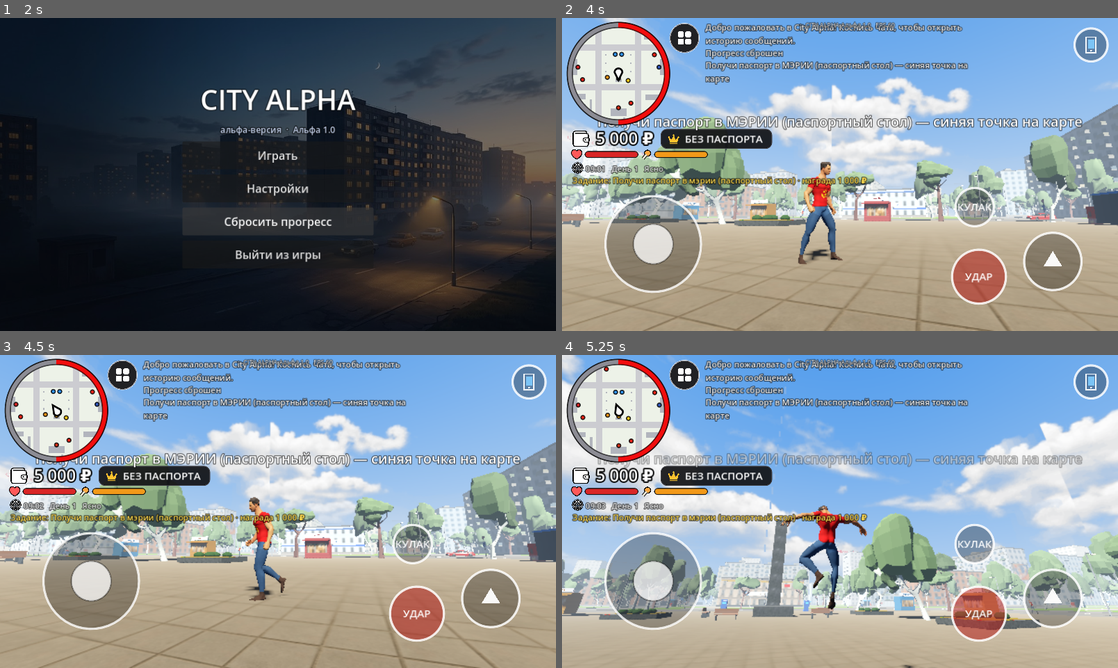
Above: before the commit, frames 1-4 (two rows, left to right).
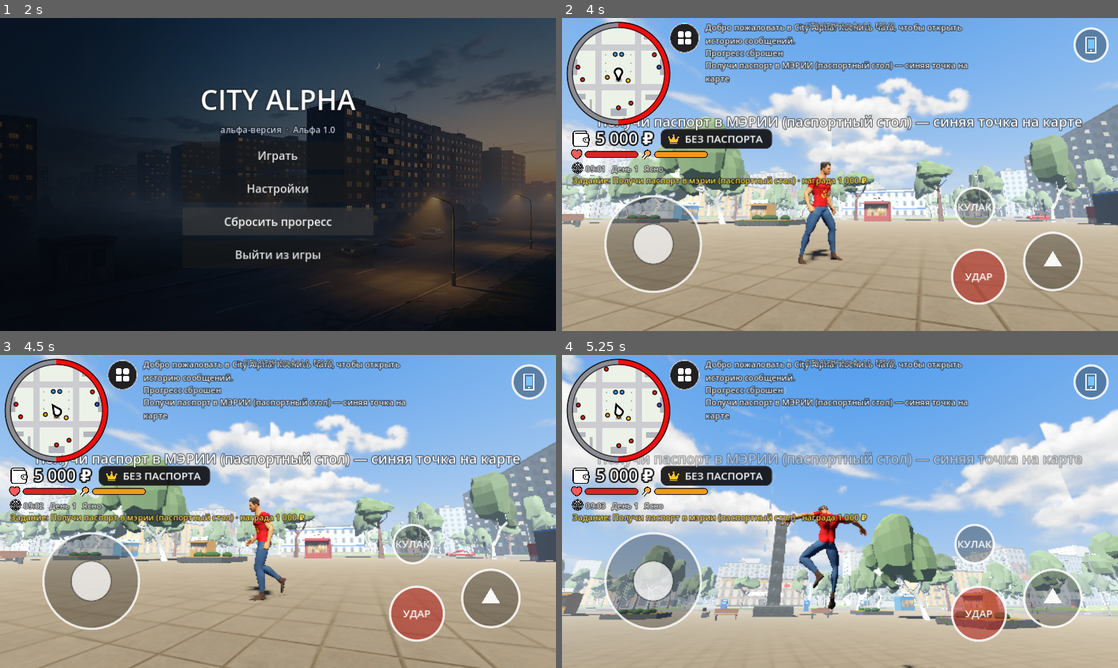
Above: after the commit, the same moments.

Repository: huhenbekon-byte/city-alpha
Game: Godot game, scene res://scenes/main.tscn
Same seed, same stepped clock (60 frames per second), same inputs: the game is played once before the commit and once after it.
Inputs (mouse positions are in pixels of both pictures, inside the frame that each line leads up to):
- Up to frame 1 (2 s): click "Сбросить прогресс" at 0.5 s; click "Точно? Нажми ещё раз" at 1.25 s
- Up to frame 2 (4 s): click "Играть" at 2 s; tap Enter at 2.75 s; drag from (840, 174) to (895, 105) at 2.77 s; drag from (1006, 221) to (812, 237) at 3.52 s
- Up to frame 3 (4.5 s): move the mouse to (111, 464) at 4.27 s; hold A (move_left) from 4.28 s (still down); hold H (horn) from 4.28 s (still down)
- Up to frame 4 (5.25 s): tap Space (jump) at 4.55 s; release A (move_left) at 5 s; release H (horn) at 5 s; drag from (867, 511) to (673, 464) at 5.02 s

Frame 1 is identical in both runs. In frame 2, 0.5% of the frame differs, in the area x 21-37%, y 52-64%; in frame 3, 0.5%; in frame 4, 0.6%, in the area x 3-76%, y 68-80%.

Commit message:
Распакован city-alpha-update.zip

Diff:
--- a/scripts/car.gd
+++ b/scripts/car.gd
@@ -355,6 +355,7 @@
         _stabilize(basis_now, fwd_speed, hand, delta)
 
     _tail_mat.emission_energy_multiplier = 2.5 if (driven and brk > 2.0) else 0.3
+    _update_fx(hand, kmh, throttle, absf(linear_velocity.dot(basis_now.x)))
 
     # Перевернулась — через 1.5 с ставим на колёса.
     if driven and basis_now.y.y < 0.45 and linear_velocity.length() < 3.0:
@@ -788,3 +789,116 @@
             # точка подвески чуть выше центра колеса (ход подвески 0,12 м)
             _add_wheel(wheels[nm] + Vector3(0, 0.11, 0), front, mi.mesh, r, mi.transform.basis)
     root.free()
+
+
+# ---------------------------------------------------------------- место водителя
+
+var _seat_cache: Array = []
+
+
+## Где сидит водитель (таз, в координатах машины) и во сколько уменьшить фигуру,
+## чтобы голова не торчала из крыши. Только легковые (у мотоцикла свой седок).
+func driver_seat() -> Array:
+    if kind != "car" or _body_mi == null or _body_mi.mesh == null:
+        return []
+    if not _seat_cache.is_empty():
+        return _seat_cache
+    var box := _body_mi.transform * _body_mi.mesh.get_aabb()
+    var front_z := 1.2
+    var wheel_y := 0.3
+    for w: VehicleWheel3D in _all_wheels:
+        if w.use_as_steering:
+            front_z = w.position.z
+            wheel_y = w.position.y - 0.11
+    var roof := box.position.y + box.size.y
+    var floor_y := box.position.y + 0.06
+    var hip_z := front_z - 1.3
+    if model_id == "uaz452":   # «буханка»: кабина над передней осью
+        floor_y = wheel_y + 0.25
+        hip_z = front_z - 0.35
+    var sc := clampf((roof - 0.14 - floor_y) / 1.42, 0.62, 1.0)
+    var hip := Vector3(box.size.x * 0.21, floor_y + 0.47 * sc, hip_z)
+    _seat_cache = [hip, sc]
+    return _seat_cache
+
+
+# ---------------------------------------------------------------- выхлоп и дым из-под колёс
+
+var _exhaust: CPUParticles3D = null
+var _tire_smoke: Array[CPUParticles3D] = []
+
+
+func _puffs(amount: int, life: float, size: float, col: Color, tex: String) -> CPUParticles3D:
+    var p := CPUParticles3D.new()
+    p.amount = amount
+    p.lifetime = life
+    p.local_coords = false      # дым остаётся в воздухе, машина уезжает
+    p.emitting = false
+    p.spread = 20.0
+    p.gravity = Vector3(0, 0.6, 0)
+    p.scale_amount_min = 0.5
+    p.scale_amount_max = 1.6
+    var q := QuadMesh.new()
+    q.size = Vector2(size, size)
+    var m := StandardMaterial3D.new()
+    m.shading_mode = BaseMaterial3D.SHADING_MODE_UNSHADED
+    m.billboard_mode = BaseMaterial3D.BILLBOARD_PARTICLES
+    m.transparency = BaseMaterial3D.TRANSPARENCY_ALPHA
+    m.vertex_color_use_as_albedo = true
+    if ResourceLoader.exists("res://textures/fx/%s.png" % tex):
+        m.albedo_texture = load("res://textures/fx/%s.png" % tex)
+    q.material = m
+    p.mesh = q
+    var g := Gradient.new()
+    g.set_color(0, col)
+    g.set_color(1, Color(col.r, col.g, col.b, 0.0))
+    p.color_ramp = g
+    var sc := Curve.new()
+    sc.add_point(Vector2(0, 0.4))
+    sc.add_point(Vector2(1, 1.0))
+    p.scale_amount_curve = sc
+    add_child(p)
+    return p
+
+
+func _update_fx(hand: bool, kmh: float, throttle: float, slide: float) -> void:
+    if not driven:
+        if _exhaust:
+            _exhaust.emitting = false
+        for t in _tire_smoke:
+            t.emitting = false
+        return
+    if _exhaust == null and kind != "moto":
+        var rear_z := -2.1
+        var low_y := 0.3
+        if _body_mi and _body_mi.mesh:
+            var box := _body_mi.transform * _body_mi.mesh.get_aabb()
+            rear_z = box.position.z + 0.05
+            low_y = box.position.y + 0.12
+        _exhaust = _puffs(14, 1.1, 0.35, Color(0.55, 0.55, 0.55, 0.35), "smoke_light")
+        _exhaust.position = Vector3(-0.45, low_y, rear_z)
+        _exhaust.direction = Vector3(0, 0.25, -1)
+        _exhaust.initial_velocity_min = 0.6
+        _exhaust.initial_velocity_max = 1.2
+        for w in _rear:
+            var t := _puffs(24, 1.4, 1.1, Color(0.85, 0.85, 0.85, 0.5), "smoke_light")
+            t.position = Vector3(w.position.x, 0.15, w.position.z)
+            t.direction = Vector3(0, 0.6, -1)
+            t.initial_velocity_min = 0.4
+            t.initial_velocity_max = 1.4
+            t.emission_shape = CPUParticles3D.EMISSION_SHAPE_SPHERE
+            t.emission_sphere_radius = 0.25
+            _tire_smoke.append(t)
+    if _exhaust:
+        _exhaust.emitting = (not uses_fuel) or fuel > 0.0
+        _exhaust.speed_scale = 1.0 + absf(throttle) * 1.5   # газуешь — дымит гуще
+    var skid := (hand and kmh > 15.0) or (slide > 4.5 and kmh > 20.0) or (throttle > 0.9 and kmh < 8.0 and _rear_spinning())
+    for t in _tire_smoke:
+        t.emitting = skid
+
+
+func _rear_spinning() -> bool:
+    for w in _rear:
+        if w.get_skidinfo() < 0.5:
+            return true
+    return false
--- a/scripts/city_builder.gd
+++ b/scripts/city_builder.gd
@@ -51,6 +51,7 @@
 var _panel_mats: Array[StandardMaterial3D] = []
 var _brick_mats: Array[StandardMaterial3D] = []
 var _tower_mats: Array[StandardMaterial3D] = []   # высотки-«свечки» (если есть текстура)
+var _stalin_mats: Array[StandardMaterial3D] = []  # жёлтые сталинки (Пятигорск и центр Казани)
 var _m := {}
 
 # --- данные для мини-карты и работ (читают main.gd, minimap.gd, job_courier.gd)
@@ -298,6 +299,13 @@
         mat = _tower_mats[rng.randi() % _tower_mats.size()]
     else:
         mat = _panel_mats[rng.randi() % _panel_mats.size()]
+    # Сталинки: в Пятигорске — почти все невысокие дома, в Казани — часть кирпичных.
+    # Выбор по координатам, а не rng: планировка города не меняется.
+    if not _stalin_mats.is_empty() and style != "tower" and floors <= 9:
+        var hh := int(absf(base.x * 3.0 + base.z * 5.0))
+        var pyat := _city_id == "pyat"
+        if (pyat and (style == "brick" or hh % 2 == 0)) or (not pyat and style == "brick" and hh % 3 == 0):
+            mat = _stalin_mats[hh % _stalin_mats.size()]
 
     _solid(Vector3(sx, h, sz), base + Vector3(0, h * 0.5, 0), mat)
     _deco(Vector3(sx + 0.2, 0.7, sz + 0.2), base + Vector3(0, 0.35, 0), _m["plinth"])
@@ -531,10 +539,15 @@
     _put("car%d" % (rng.randi() % PARKED_COLORS.size()), body.position, yaw)
 
 
+## Лавки: [середина сиденья на земле, куда смотрит] — на них можно сесть.
+var benches: Array = []
+
+
 func _bench(p: Vector3, facing: Vector3) -> void:
     var yaw := atan2(facing.x, facing.z)
     var b := Basis(Vector3.UP, yaw)
     var base := Vector3(p.x, SIDE_H, p.z)
+    benches.append([base, facing.normalized()])
     _put("bench_seat", base + Vector3(0, 0.45, 0), yaw)
     _put("bench_back", base + b * Vector3(0, 0.7, -0.2), yaw)
     _put("bench_leg", base + b * Vector3(-0.75, 0.225, 0), yaw)
@@ -736,6 +749,10 @@
     if not tower_tex.is_empty():
         for col: Color in [Color(0.84, 0.84, 0.84), Color(0.86, 0.82, 0.76), Color(0.78, 0.81, 0.86)]:
             _tower_mats.append(_facade_mat(col, tower_tex))
+    var stalin := _tex_mip("res://textures/facade_stalin.png")
+    if stalin:
+        for col: Color in [Color(0.95, 0.95, 0.95), Color(0.98, 0.90, 0.84), Color(0.90, 0.92, 0.86)]:
+            _stalin_mats.append(_facade_mat(col, [stalin]))
 
     _m["asphalt"] = _mat(Color(0.19, 0.19, 0.20), 0.95)
     _m["wasteland"] = _mat(Color(0.30, 0.34, 0.22), 1.0)
@@ -950,7 +967,7 @@
     if cone_mat:
         cone_mat.albedo_color = Color(1.0, 0.82, 0.5) * (0.10 * lk)
     if _night_base.is_empty():
-        var mats: Array = _panel_mats + _brick_mats + _tower_mats
+        var mats: Array = _panel_mats + _brick_mats + _tower_mats + _stalin_mats
         for m in _m.values():
             mats.append(m)
         for m in _tinted_cache.values():
@@ -3002,6 +3019,7 @@
 # ================================================================ горизонт: далёкий город кольцом вокруг камеры
 
 var _horizon: MeshInstance3D = null
+var _mountains: MeshInstance3D = null
 const HORIZON_REPEAT := 10.0
 
 
@@ -3031,10 +3049,34 @@
     _horizon.cast_shadow = GeometryInstance3D.SHADOW_CASTING_SETTING_OFF
     _horizon.extra_cull_margin = 16384.0
     add_child(_horizon)
+    var mt := _tex_mip("res://textures/mountains.png")
+    if mt:
+        var mm := StandardMaterial3D.new()
+        mm.shading_mode = BaseMaterial3D.SHADING_MODE_UNSHADED
+        mm.transparency = BaseMaterial3D.TRANSPARENCY_ALPHA
+        mm.cull_mode = BaseMaterial3D.CULL_DISABLED
+        mm.albedo_texture = mt
+        mm.uv1_scale = Vector3(5.0, 1.0, 1.0)
+        mm.render_priority = -1
+        _m["mountains"] = mm
+        _mountains = MeshInstance3D.new()
+        _mountains.mesh = cyl
+        _mountains.material_override = mm
+        _mountains.cast_shadow = GeometryInstance3D.SHADOW_CASTING_SETTING_OFF
+        _mountains.extra_cull_margin = 16384.0
+        _mountains.visible = false
+        add_child(_mountains)
 
 
 ## Кольцо всегда чуть ближе дальности прорисовки: ближние дома закрывают его, а дальше — «город».
 func update_horizon(cam_pos: Vector3, far: float) -> void:
+    if _mountains != null:   # горы Кавказа видны из Пятигорска и с моста
+        _mountains.visible = cam_pos.x < RIVER_X1 + 60.0
+        if _mountains.visible:
+            var mr := far * 0.985
+            var mh := mr * 0.22
+            _mountains.scale = Vector3(mr, mh, mr)
+            _mountains.position = Vector3(cam_pos.x, mh * 0.5 - 6.0, cam_pos.z)
     if _horizon == null:
         return
     var r := far * 0.96
@@ -3354,6 +3396,8 @@
 
 const BRIDGE_Z := 43.0       # мост продолжает улицу z = 43 обоих городов
 var py_center := PY_ORG
+var bridge_center := Vector3((RIVER_X0 + RIVER_X1) * 0.5, 1.2, BRIDGE_Z)
+var cottages_center := Vector3(262.0 + OUT, 0, 0)
 
 
 func _build_river_and_bridge() -> void:
@@ -3372,11 +3416,14 @@
     add_child(wm)
     # берега: песок и бетонные парапеты (в реку не упасть)
     var sand: Material = _m["sand"]
-    var par := _tinted("concrete", Color(0.72, 0.71, 0.68), 2.0)
+    # набережная: красный гранит и чугунная решётка со звёздами
+    var par := _tinted("granite_red", Color(0.92, 0.92, 0.92), 2.6)
     for bx: float in [RIVER_X0 - 5.0, RIVER_X1 + 5.0]:
         _flat(Vector3(bx, 0, 0), Vector2(10.0, 2000.0), sand, 0.02)
     for px: float in [RIVER_X0, RIVER_X1]:
-        _solid(Vector3(0.5, 0.8, 2000.0), Vector3(px, 0.4, 0), par)
+        _solid(Vector3(0.6, 0.8, 2000.0), Vector3(px, 0.4, 0), par)
+        _deco(Vector3(0.75, 0.08, 2000.0), Vector3(px, 0.84, 0), _m["granite"])
+        _iron_rail(Vector3(px, 0.88, 0), 2000.0, 0.9, Vector3(1, 0, 0))
     # мост: настил на высоте 1.2 м и пандусы-въезды
     const DECK_Y := 1.2
     const RAMP := 20.0
@@ -3385,7 +3432,7 @@
     var road: Material = _m["asphalt"]
     var conc := _tinted("concrete", Color(0.78, 0.77, 0.74), 2.0)
     _solid(Vector3(x1 - x0, 0.3, 14.0), Vector3((x0 + x1) * 0.5, DECK_Y - 0.15, BRIDGE_Z), road)
-    _deco(Vector3(x1 - x0, 0.6, 14.4), Vector3((x0 + x1) * 0.5, DECK_Y - 0.6, BRIDGE_Z), conc)
+    _deco(Vector3(x1 - x0, 0.6, 14.4), Vector3((x0 + x1) * 0.5, DECK_Y - 0.6, BRIDGE_Z), par)
     var ang := atan2(DECK_Y, RAMP)
     var rlen := sqrt(RAMP * RAMP + DECK_Y * DECK_Y)
     for side: float in [1.0, -1.0]:   # 1 — восточный въезд (со стороны Казани)
@@ -3405,13 +3452,14 @@
         ramp.position = Vector3(rcx, DECK_Y * 0.5 - 0.15, BRIDGE_Z)
         add_child(ramp)
     # перила и опоры
-    var rail := _tinted("painted_metal", Color(0.55, 0.60, 0.65), 1.0)
     for sz: float in [-7.1, 7.1]:
-        _solid(Vector3(x1 - x0, 1.0, 0.15), Vector3((x0 + x1) * 0.5, DECK_Y + 0.5, BRIDGE_Z + sz), rail)
-        var k := x0 + 4.0
+        _collider(Vector3(x1 - x0, 1.1, 0.2), Vector3((x0 + x1) * 0.5, DECK_Y + 0.55, BRIDGE_Z + sz))
+        _iron_rail(Vector3((x0 + x1) * 0.5, DECK_Y, BRIDGE_Z + sz), x1 - x0, 1.0, Vector3(0, 0, 1))
+        _deco(Vector3(x1 - x0, 0.08, 0.22), Vector3((x0 + x1) * 0.5, DECK_Y + 1.02, BRIDGE_Z + sz), _m["granite"])
+        var k := x0 + 6.0
         while k < x1:
-            _deco(Vector3(0.12, 1.0, 0.2), Vector3(k, DECK_Y + 0.5, BRIDGE_Z + sz), conc)
-            k += 4.0
+            _deco(Vector3(0.45, 1.25, 0.45), Vector3(k, DECK_Y + 0.62, BRIDGE_Z + sz), par)
+            k += 6.0
     for px: float in [-485.0, -465.0, -445.0]:
         _deco(Vector3(3.0, DECK_Y, 10.0), Vector3(px, DECK_Y * 0.5 - 0.3, BRIDGE_Z), conc)
     for lx: float in [x0 + 10.0, (x0 + x1) * 0.5, x1 - 10.0]:
@@ -3437,6 +3485,36 @@
     # указатели городов
     _city_sign(Vector3(kazan_edge - 12.0, 0, BRIDGE_Z + 10.0), "КАЗАНЬ", Vector3(-1, 0, 0))
     _city_sign(Vector3(py_edge + 12.0, 0, BRIDGE_Z - 10.0), "ПЯТИГОРСК", Vector3(1, 0, 0))
+
+
+## Чугунная решётка со звёздами: плоскость с вырезом по альфе, повторяется по длине.
+## base — середина низа, normal — куда «смотрит» решётка (поперёк её длины).
+func _iron_rail(base: Vector3, length: float, height: float, normal: Vector3) -> void:
+    var t := _tex_mip("res://textures/railing_stars.png")
+    if t == null:
+        return
+    if not _m.has("iron_rail"):
+        var m := StandardMaterial3D.new()
+        m.albedo_texture = t
+        m.transparency = BaseMaterial3D.TRANSPARENCY_ALPHA_SCISSOR
+        m.alpha_scissor_threshold = 0.5
+        m.cull_mode = BaseMaterial3D.CULL_DISABLED
+        m.metallic = 0.6
+        m.roughness = 0.45
+        m.texture_filter = BaseMaterial3D.TEXTURE_FILTER_LINEAR_WITH_MIPMAPS
+        _m["iron_rail"] = m
+    var tile_w := height * float(t.get_width()) / float(t.get_height())
+    var q := QuadMesh.new()
+    q.size = Vector2(length, height)
+    var mat: StandardMaterial3D = (_m["iron_rail"] as StandardMaterial3D).duplicate()
+    mat.uv1_scale = Vector3(length / tile_w, 1.0, 1.0)
+    var mi := MeshInstance3D.new()
+    mi.mesh = q
+    mi.material_override = mat
+    mi.cast_shadow = GeometryInstance3D.SHADOW_CASTING_SETTING_OFF
+    mi.position = base + Vector3(0, height * 0.5, 0)
+    mi.rotation.y = atan2(normal.x, normal.z)
+    add_child(mi)
 
 
 func _city_sign(p: Vector3, text: String, facing: Vector3) -> void:
--- a/scripts/main.gd
+++ b/scripts/main.gd
@@ -102,6 +102,7 @@
     {"id": "fuel", "name": "АЗС", "icon": "fuel"},
     {"id": "service", "name": "Сервисы", "icon": "wrench"},
     {"id": "fun", "name": "Развлечения", "icon": "star"},
+    {"id": "cities", "name": "Города", "icon": "pin"},
     {"id": "other", "name": "Другое", "icon": "dots"},
 ]
 ## Вопросы теории в автошколе: [вопрос, [варианты], номер правильного].
@@ -346,6 +347,7 @@
         _light_timer = 0.25
         _update_daylight()
 
+    _follow_seat()
     var focus := _focus()
     var hcam := get_viewport().get_camera_3d()
     if hcam:
@@ -898,6 +900,7 @@
         var yaw: float = _driving.get_camera_yaw()
         _driving.set_driven(false)
         _driving = null
+        _player.set_seated("")
         _player.global_position = pos
         _player.set_active(true)
         _player.set_camera_yaw(yaw)
@@ -916,6 +919,39 @@
             car.set_rider_color(rider_col)
         car.set_driven(true)
         _driving = car
+        _seat_driver()
+
+
+func _sit_bench(i: int) -> void:
+    var bn: Array = _city.benches[i]
+    if _player.seated == "" and _player.sit_at(bn[0], bn[1]):
+        _hud.show_toast("Сидишь на лавочке. Пошевели джойстиком, чтобы встать")
+
+
+## Водитель виден в машине: модель игрока садится за руль с анимацией вождения.
+var _seat_local := Transform3D()
+
+
+func _seat_driver() -> void:
+    if _driving == null or not _player.can_sit("drive"):
+        return
+    var seat: Array = _driving.driver_seat()
+    if seat.is_empty():
+        return
+    _player.set_seated("drive")
+    _player.set_seat_scale(float(seat[1]))
+    _seat_local = _player.driver_transform(seat[0], float(seat[1]))
+    _follow_seat()
+
+
+func _follow_seat() -> void:
+    if _player.seated != "drive":
+        return
+    if _driving == null:
+        _player.set_seated("")
+        _player.set_active(false)
+        return
+    _player.global_transform = (_driving.global_transform as Transform3D) * _seat_local
 
 
 func _nearest_car():
@@ -1129,6 +1165,7 @@
         _player.set_active(false)
         _cars[di].set_driven(true)
         _driving = _cars[di]
+        _seat_driver()
     var kind := String(_loaded.get("job_kind", ""))
     if bool(_loaded.get("job", false)) and kind != "":
         _job.start(kind, _focus())
@@ -1546,6 +1583,9 @@
     for i in _city.entrances.size():
         var en: Dictionary = _city.entrances[i]
         _add_point(en["pos"], 1.2, "ПОДЪЕЗД", _enter_podezd.bind(i), false, Color(0.85, 0.85, 0.85), false)
+    for bi in _city.benches.size():
+        var bn: Array = _city.benches[bi]
+        _add_point(bn[0] + bn[1] * 0.7, 0.9, "СЕСТЬ", _sit_bench.bind(bi), false, Color.WHITE, false)
     for sp: Vector3 in _city.soda_spots:
         _add_point(sp, 1.2, "ГАЗИРОВКА", _drink_soda, false, Color(1.0, 0.3, 0.25), false)
     if not _city.podezd.is_empty():
@@ -1922,6 +1962,7 @@
     _player.set_active(false)
     v.set_driven(true)
     _driving = v
+    _seat_driver()
     for cam in get_tree().get_nodes_in_group("game_camera"):
         cam.far = _view_far
 
@@ -2212,6 +2253,18 @@
     for p: Vector3 in c.service_stations:
         out.append({"cat": "service", "icon": "wrench", "name": "СТО — ремонт и тюнинг", "pos": p})
     out.append({"cat": "fun", "icon": "star", "name": "Центральная площадь", "pos": Vector3(0, 0, 0)})
+    # Города и сёла
+    var city_col := Color(0.55, 0.8, 1.0)
+    var green := Color(0.55, 0.85, 0.45)
+    out.append({"cat": "cities", "icon": "star", "col": Color(1.0, 0.45, 0.4), "name": "Казань — центральная площадь", "pos": Vector3(0, 0, 0)})
+    out.append({"cat": "cities", "icon": "star", "col": city_col, "name": "Пятигорск — площадь со стелой", "pos": c.py_center})
+    out.append({"cat": "cities", "icon": "pin", "col": city_col, "name": "Мост Дружбы (между городами)",
+            "pos": c.bridge_center})
+    out.append({"cat": "cities", "icon": "house", "col": green, "name": "Село Бусаево", "pos": c.village_center})
+    if c.village_park != Vector3.ZERO:
+        out.append({"cat": "cities", "icon": "pin", "col": green, "name": "Бусаево — парк имени Гагарина", "pos": c.village_park})
+    out.append({"cat": "cities", "icon": "house", "col": green, "name": "Дачный посёлок (коттеджи)", "pos": c.cottages_center})
+    out.append({"cat": "cities", "icon": "axe", "col": green, "name": "Лес и лесопилка", "pos": c.log_pile})
     out.append({"cat": "fun", "icon": "star", "name": "Лес за городом", "pos": Vector3(-356, 0, -356)})
     for p: Vector3 in c.bus_stops:
         out.append({"cat": "other", "icon": "dots", "name": "Остановка", "pos": p})
--- a/scripts/music.gd
+++ b/scripts/music.gd
@@ -1,5 +1,5 @@
 extends Node
-## Музыка: тема главного меню и радио в машине (4 станции). Глобальный Music.
+## Музыка: тема главного меню и радио в машине (6 станций). Глобальный Music.
 ## Радио «живое»: включаешь станцию — играет с того места, где она сейчас в эфире.
 
 const STATIONS := [
@@ -7,6 +7,8 @@
     {"name": "Район FM", "file": "radio_phonk"},
     {"name": "Лоу-фай 101", "file": "radio_lofi"},
     {"name": "Ретро Волна", "file": "radio_retro"},
+    {"name": "Эстрада 80-х", "file": "radio_estrada"},
+    {"name": "Маяк — вечерний эфир", "file": "radio_mayak"},
 ]
 
 var volume := 0.6          # 0..1, из настроек
--- a/scripts/player.gd
+++ b/scripts/player.gd
@@ -223,6 +223,8 @@
 
 ## Включить/выключить игрока (выключаем, пока он сидит в машине).
 func set_active(on: bool) -> void:
+    if on and seated != "":
+        set_seated("")
     visible = on
     velocity = Vector3.ZERO
     process_mode = Node.PROCESS_MODE_INHERIT if on else Node.PROCESS_MODE_DISABLED
@@ -299,6 +301,9 @@
 
 func _process(delta: float) -> void:
     _time += delta
+    if seated != "":
+        _process_seated()
+        return
     if _anim:
         _animate_model()
     else:
@@ -335,13 +340,14 @@
         for key in ["idle", "walk", "run", "jump"]:
             if low.contains(key) and not _anim_map.has(key):
                 _anim_map[key] = anim_name
-    for extra: Array in [["pistol_idle", "pistol_idle"], ["shoot", "pistol_shoot"], ["punch1", "punch_jab"], ["punch2", "punch_cross"]]:
+    for extra: Array in [["pistol_idle", "pistol_idle"], ["shoot", "pistol_shoot"], ["punch1", "punch_jab"], ["punch2", "punch_cross"],
+            ["drive", "driving"], ["sit", "sitting_idle"]]:
         for an in _anim.get_animation_list():
             if String(an).to_lower().begins_with(String(extra[1])) and not _anim_map.has(extra[0]):
                 _anim_map[extra[0]] = String(an)
     if _anim_map.has("pistol_idle"):
         _anim.get_animation(_anim_map["pistol_idle"]).loop_mode = Animation.LOOP_LINEAR
-    for key in ["idle", "walk", "run", "jog", "jump"]:
+    for key in ["idle", "walk", "run", "jog", "jump", "drive", "sit"]:
         if _anim_map.has(key):
             _anim.get_animation(_anim_map[key]).loop_mode = Animation.LOOP_LINEAR
 
@@ -659,3 +665,93 @@
             var vt := _load_tex("uni_vest")
             if vt:
                 _body_sh.set_shader_parameter("vest_tex", vt)
+
+
+# ---------------------------------------------------------------- сидя (за рулём, на лавке)
+
+## Таз в позе сидя относительно ног персонажа (из анимаций Driving / Sitting_Idle).
+const PELVIS_DRIVE := Vector3(-0.003, 0.559, 0.321)
+const PELVIS_SIT := Vector3(-0.003, 0.561, 0.343)
+
+var seated := ""            # "" — стоит, "drive" — за рулём, "sit" — на лавке
+var _saved_layer := 1
+var _saved_mask := 1
+var _stand_pos := Vector3.ZERO
+
+
+func can_sit(kind: String) -> bool:
+    return _anim != null and _anim_map.has(kind)
+
+
+## Сесть ("drive"/"sit") или встать (""). Пока сидит — без физики и без столкновений.
+func set_seated(kind: String) -> void:
+    if kind == seated:
+        return
+    var was := seated
+    seated = kind
+    velocity = Vector3.ZERO
+    if kind != "":
+        visible = true
+        process_mode = Node.PROCESS_MODE_INHERIT
+        set_physics_process(false)
+        if collision_layer != 0:
+            _saved_layer = collision_layer
+            _saved_mask = collision_mask
+        collision_layer = 0
+        collision_mask = 0
+        _visual.rotation.y = 0.0
+        if _gun:
+            _gun.visible = false
+        if _carry_node:
+            _carry_node.visible = false
+    else:
+        _visual.scale = Vector3.ONE
+        transform.basis = Basis()   # из машины мог выйти с наклоном кузова
+        set_physics_process(true)
+        collision_layer = _saved_layer
+        collision_mask = _saved_mask
+        if _gun:
+            _gun.visible = true
+        if _carry_node:
+            _carry_node.visible = true
+        if was == "sit":
+            global_position = _stand_pos
+
+
+## Посадить за руль: seat — точка таза в машине (локально), sc — масштаб (в маленьких машинах — меньше).
+## Возвращает локальную позицию игрока в машине (повёрнут лицом по ходу машины).
+func driver_transform(seat: Vector3, sc: float) -> Transform3D:
+    var b := Basis(Vector3.UP, PI)
+    return Transform3D(b, seat - b * (PELVIS_DRIVE * sc * model_scale))
+
+
+func set_seat_scale(sc: float) -> void:
+    _visual.scale = Vector3.ONE * sc
+
+
+## Сесть на лавку: center — середина сиденья (на земле), facing — куда смотрит лавка.
+func sit_at(center: Vector3, facing: Vector3) -> bool:
+    if not can_sit("sit") or seated != "":
+        return false
+    _stand_pos = global_position
+    set_seated("sit")
+    var yaw := atan2(-facing.x, -facing.z)
+    _visual.rotation.y = yaw
+    global_position = center + Basis(Vector3.UP, yaw) * (-PELVIS_SIT * model_scale) * Vector3(1, 0, 1) - facing * 0.05
+    return true
+
+
+func _process_seated() -> void:
+    if _anim:
+        var key := "drive" if seated == "drive" else "sit"
+        if _anim_map.has(key):
+            var an: String = _anim_map[key]
+            if _anim.current_animation != an:
+                _anim.play(an, 0.3)
+            _anim.speed_scale = 1.0
+    if seated == "sit":
+        var input := Input.get_vector("move_left", "move_right", "move_forward", "move_back")
+        if touch and touch.joy_vector.length() > 0.3:
+            input = touch.joy_vector
+        if input.length() > 0.3 or Input.is_action_just_pressed("jump"):
+            set_seated("")
Binary file changed: textures/ads/ad_bank.png
Binary file changed: textures/ads/ad_cars.png
Binary file changed: textures/ads/ad_energy.png
Binary file changed: textures/ads/ad_food.png
Binary file changed: textures/ads/ad_juice.png
Binary file changed: textures/ads/ad_mobile.png
Binary file added: textures/facade_stalin.png
Binary file added: textures/granite_red.png
Binary file added: textures/mountains.png
Binary file added: textures/railing_stars.png
Not shown, removed: city-alpha-update.zip
Not shown, added: music/radio_estrada.ogg
(and 1 more such lines)
